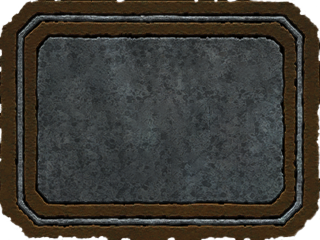
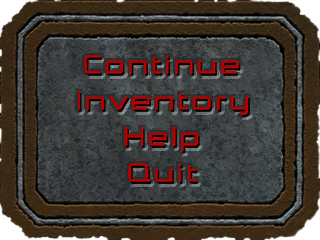
Layers edited between the first and the second 320 x 240 image:
added layer "Text (HIDE ON EXPORT!!!)" above "US" over [78, 55, 250, 184]
added layer "US" above "FR" over [78, 55, 250, 184]
